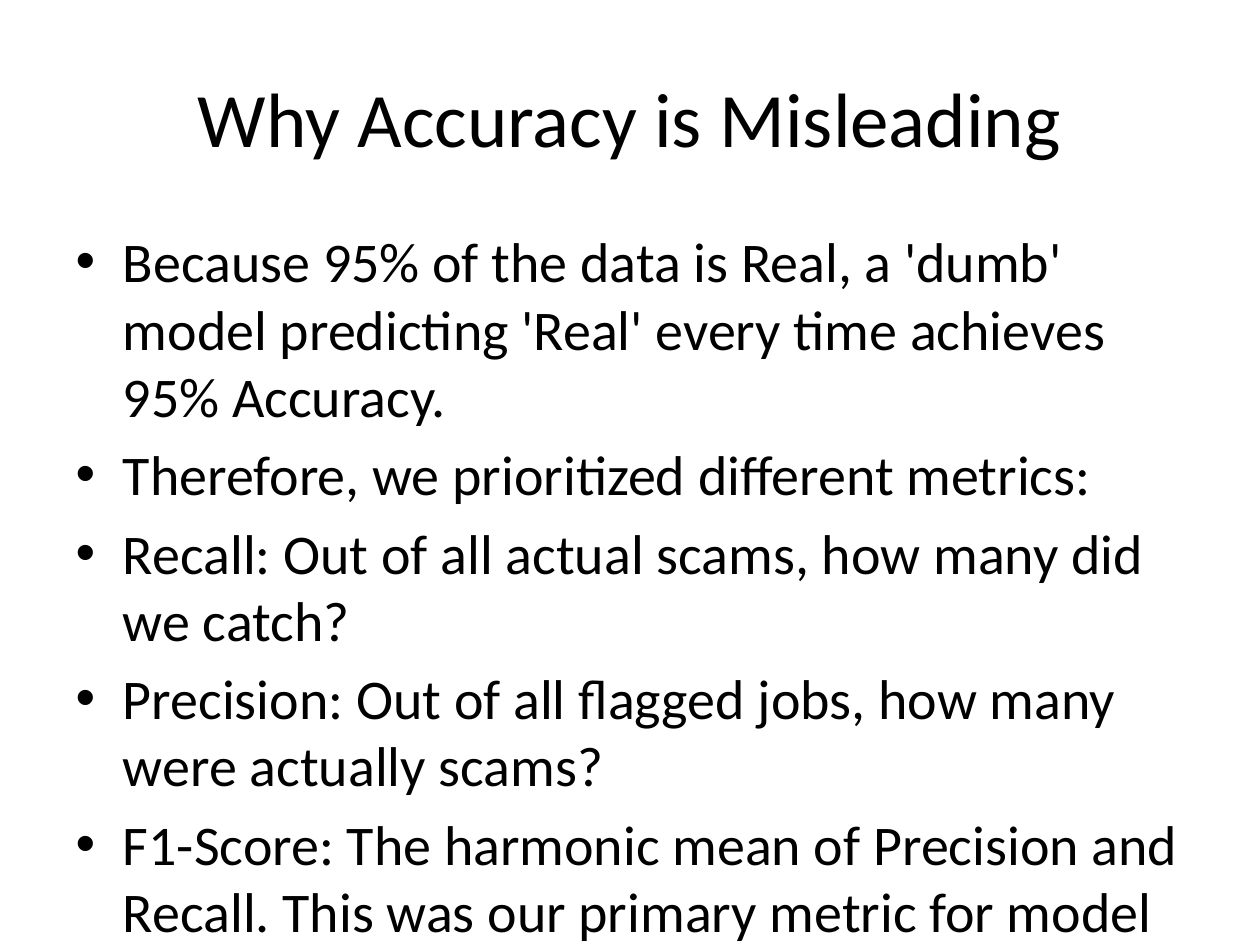
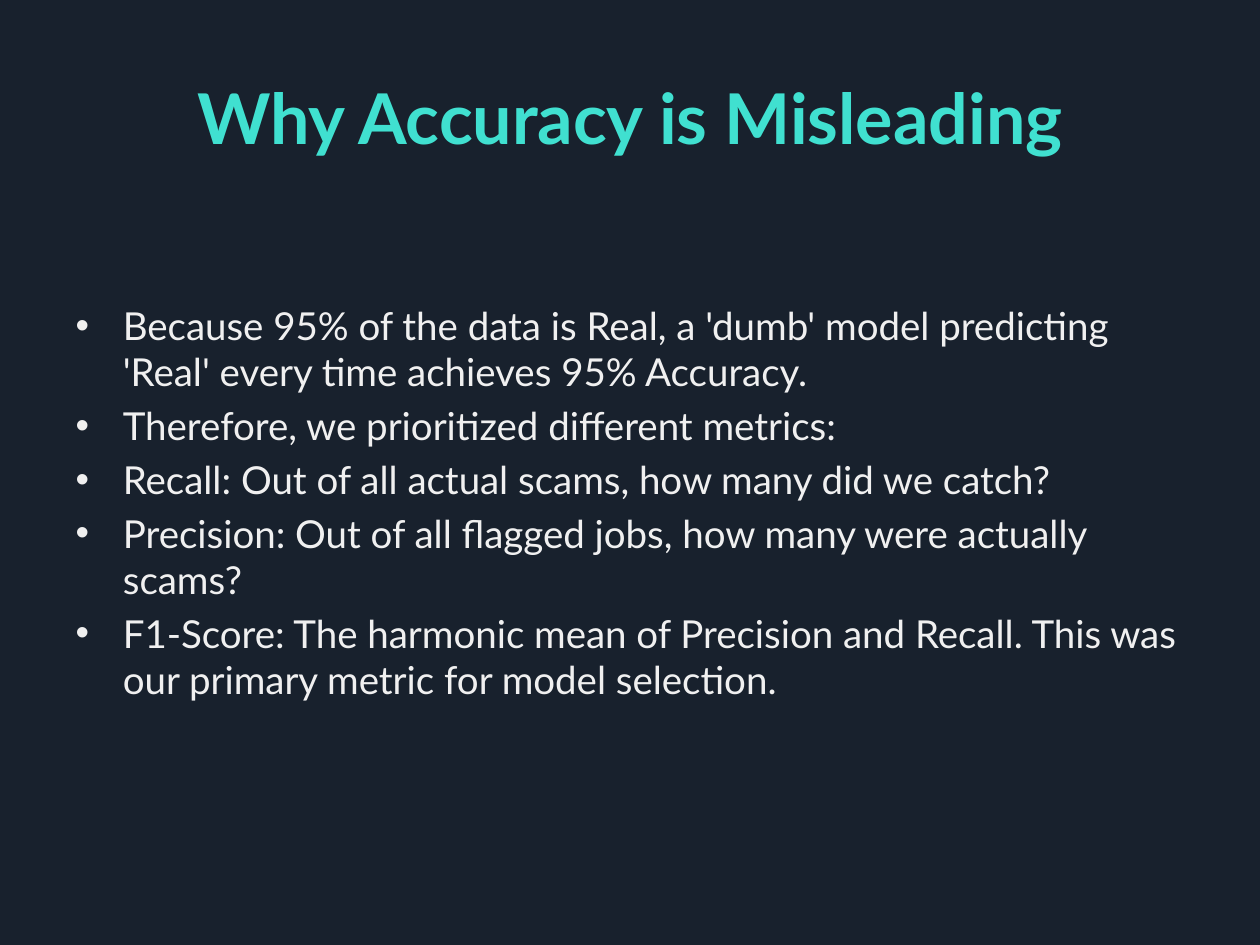
Before and after one commit to samreenrizvii/fake_job_detection, a slide deck: slide 7 of docs/TrueJob_Presentation.pptx. Drawn at 1260x945 pixels with LibreOffice and Linux fonts; fonts in the diff are those of the drawing. Boxes give left, top, right and bottom in pixels: in the first picture for what was removed or moved away, otherwise in the second. Text is boxed around its words. In the diff, an @@ line names an element or a change of style, - is before the commit and + after.

Commit message:
Enhance PPT presentation with a dark cyan theme

```diff
--- a/docs/TrueJob_Presentation.pptx
+++ b/docs/TrueJob_Presentation.pptx
@@ background #FFFFFF to #18212D @@
@@ title "Why Accuracy is Misleading" at box(197, 92, 1063, 157): size 44 to 40 pt, font Calibri to Lato, text colour #000000 to #40E0D0, bold on @@
@@ text "Because 95% of the data ..." at box(123, 311, 1176, 701): size 32 to 22 pt, font Calibri to Lato, text colour #000000 to #F0F0F0; less space between paragraphs @@
```
Also in this commit, not shown: 9 other slides changed, 1 other file.
